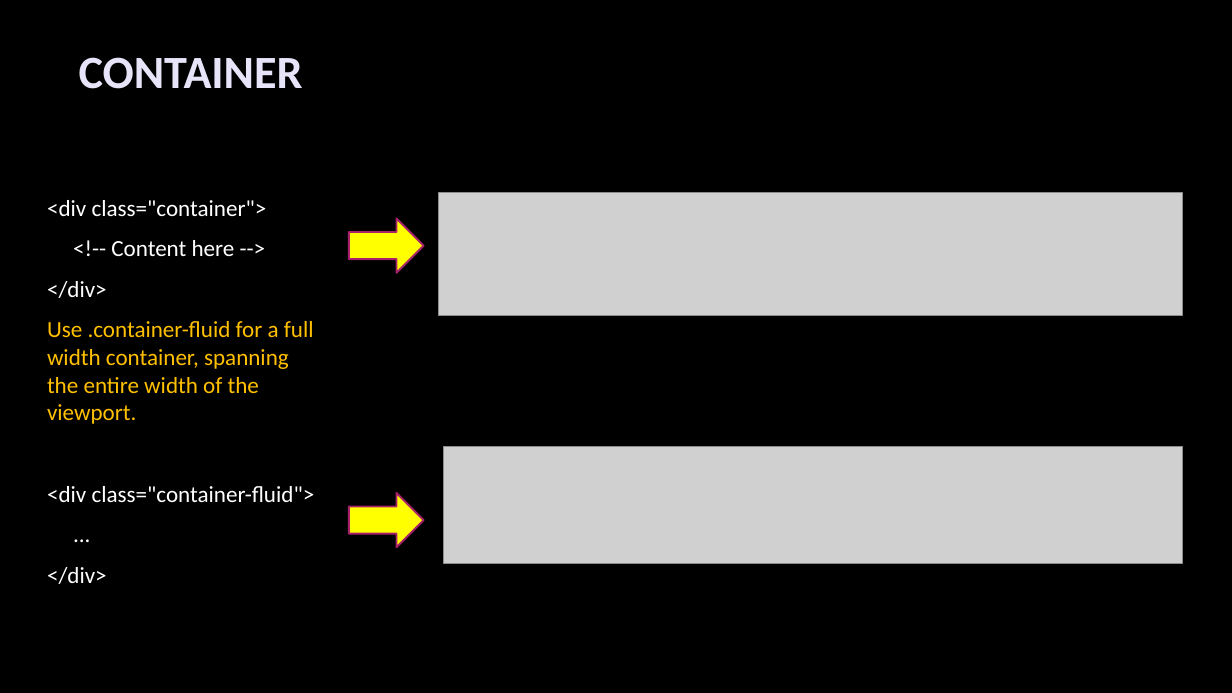
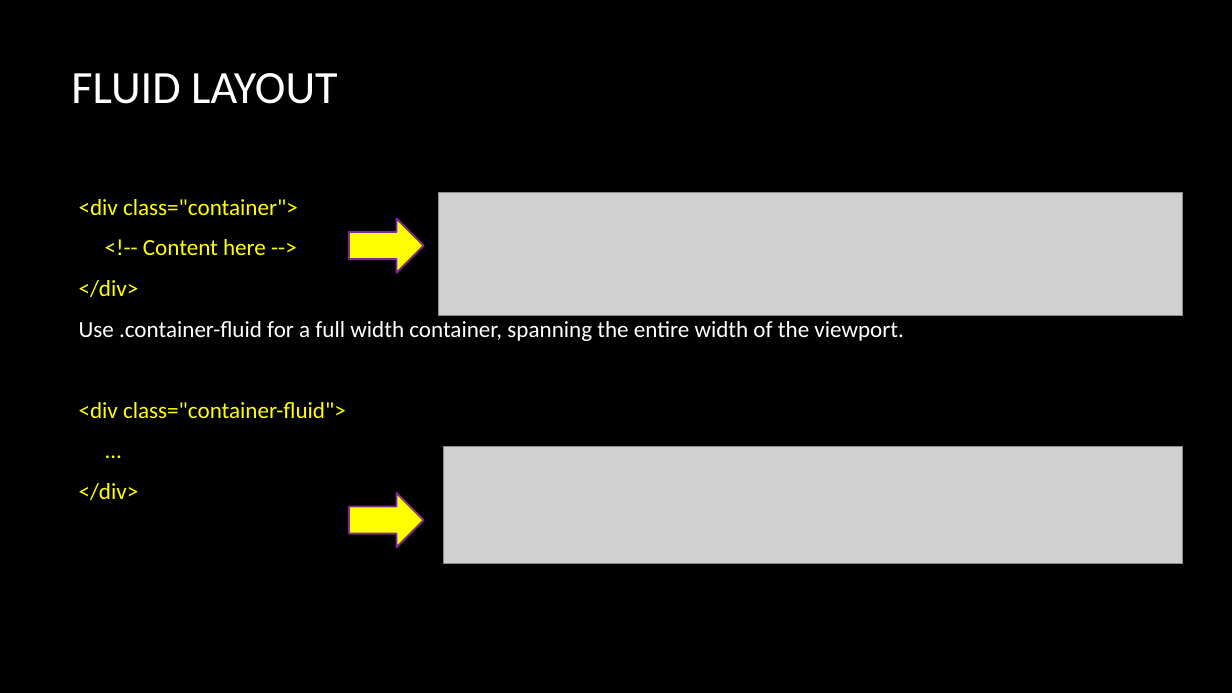
Before and after one commit to deepavn/bootstrap4, a slide deck: slide 12 of material/Bootstrap_Layout.pptx (slide 4 before the commit). Drawn at 1232x693 pixels with LibreOffice and Linux fonts; fonts in the diff are those of the drawing; grey boxes stand for pictures; background and template pictures are left out. Boxes give left, top, right and bottom in pixels: in the first picture for what was removed or moved away, otherwise in the second. Text is boxed around its words. In the diff, an @@ line names an element or a change of style, - is before the commit and + after.

```diff
--- a/material/Bootstrap_Layout.pptx
+++ b/material/Bootstrap_Layout.pptx
@@ title at (x1=71, y1=73, x2=337, y2=104): text changed; text colour #E7E3F9 to #FFFFFF; bold off @@
-CONTAINER
+FLUID LAYOUT
@@ text "<div class="container">" moved from (x1=47, y1=200, x2=315, y2=584) to (x1=79, y1=199, x2=903, y2=500) @@
@@ text "<div class="container">" at (x1=79, y1=199, x2=903, y2=500): text colour #FFFFFF to #FFFF00 in "<div class="container">", "<!-- Content here -->", "</div>", "<div class="container-fluid">" and 2 more places; text colour #FFC000 to #FFFFFF in "Use .container-fluid for a full width container, ..." @@
@@ right arrow at (x1=349, y1=218, x2=424, y2=273): outline #A8216B 1.5 pt to #7F2E8F 1.5 pt @@
@@ right arrow at (x1=349, y1=494, x2=424, y2=548): outline #A8216B 1.5 pt to #7F2E8F 1.5 pt @@
```
Also in this commit, not shown: 5 other slides changed, 28 slides added, 2 slides removed, 2 other files.
